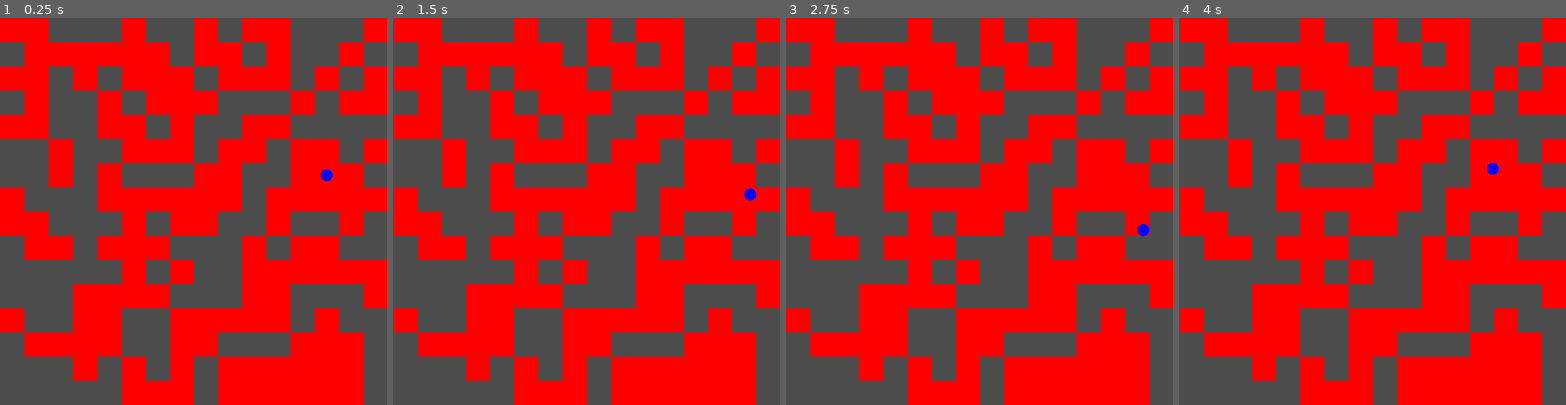
Above: before the commit, frames 1-4 (left to right).
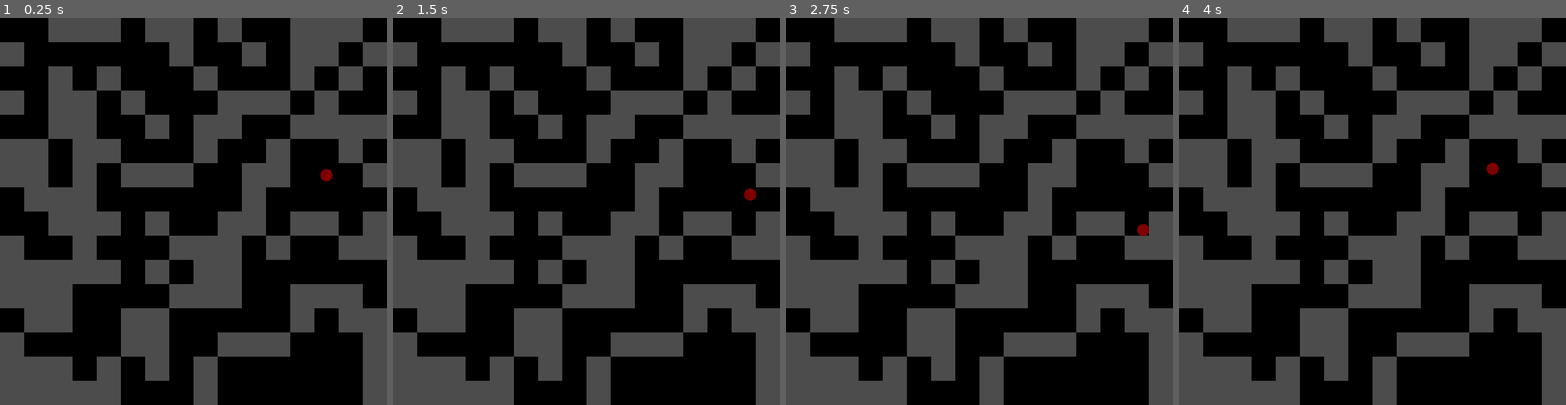
Above: after the commit, the same moments.

Repository: Bonfirium/maze_squeezer
Game: Godot game, scene res://scenes/player.tscn
Two runs of this game, one before a commit and one after it. Both use one fixed random seed, a clock stepped at 60 frames per second and the inputs below.
Inputs:
- Up to frame 1 (0.25 s): no input
- Up to frame 2 (1.5 s): tap Enter at 0.5 s; hold D 0.53-1.28 s; tap Space at 1.25 s; hold S from 1.28 s (still down)
- Up to frame 3 (2.75 s): tap Enter at 2 s; release S at 2.03 s; hold D from 2.03 s (still down)
- Up to frame 4 (4 s): tap Space at 2.75 s; release D at 2.78 s; hold W 2.78-3.53 s; hold A from 3.53 s (still down)

The runs differ from the first frame. In frame 1, 54% of the frame differs, in the area x 0-100%, y 0-100%; in frame 2, 54%; in frame 3, 54%; in frame 4, 54%.

Commit message:
Reflection from walls

Diff:
--- a/scripts/Map.gd
+++ b/scripts/Map.gd
@@ -10,5 +10,5 @@
 	for y in range(matrix.size()):
 		for x in range(matrix[y].size()):
 			if matrix[y][x]:
-				draw_rect(Rect2(Vector2(x, y) * 64, Vector2(64, 64)), Color(1, 0, 0))
+				draw_rect(Rect2(Vector2(x, y) * 64, Vector2(64, 64)), Color(0, 0, 0))
 	pass
--- a/scripts/Player.gd
+++ b/scripts/Player.gd
@@ -56,9 +56,13 @@
 		velocity.y += 1
 	if velocity.length() > 0:
 		var new_pos = position + velocity.normalized() * delta * 256
-		if not is_collide(new_pos / 64):
-			position = new_pos
+		var new_pos_x = Vector2(new_pos.x, position.y)
+		if not is_collide(new_pos_x / 64):
+			position.x = new_pos.x
+		var new_pos_y = Vector2(position.x, new_pos.y)
+		if not is_collide(new_pos_y / 64):
+			position.y = new_pos.y
 
 
 func _draw():
-	draw_circle(Vector2(), 16, Color(0, 0, 1))
+	draw_circle(Vector2(), 16, Color(0.5, 0, 0))
